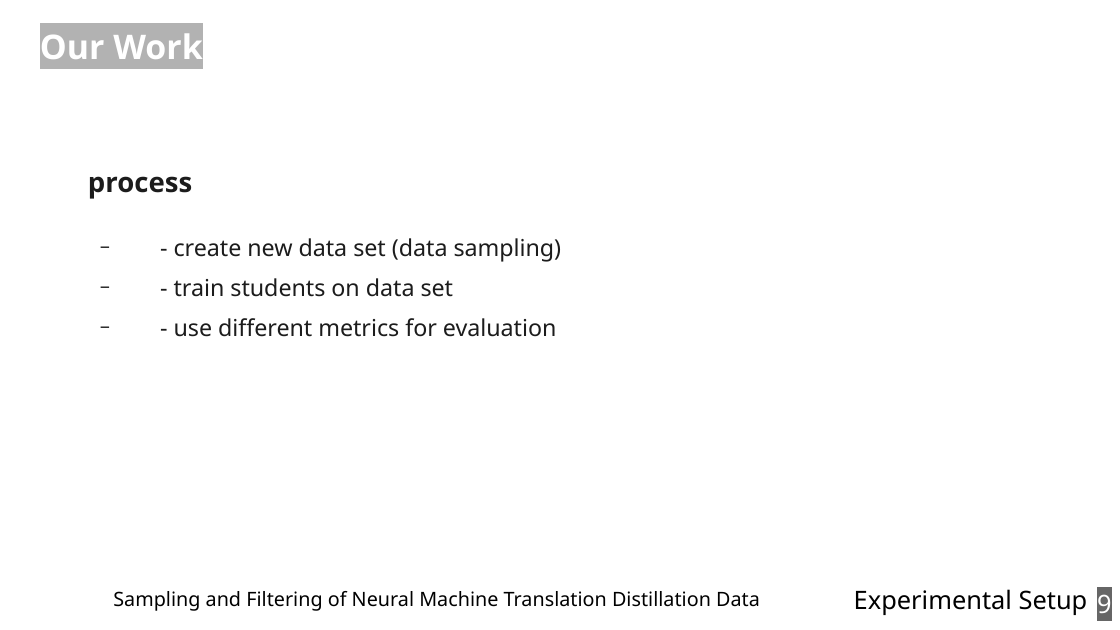
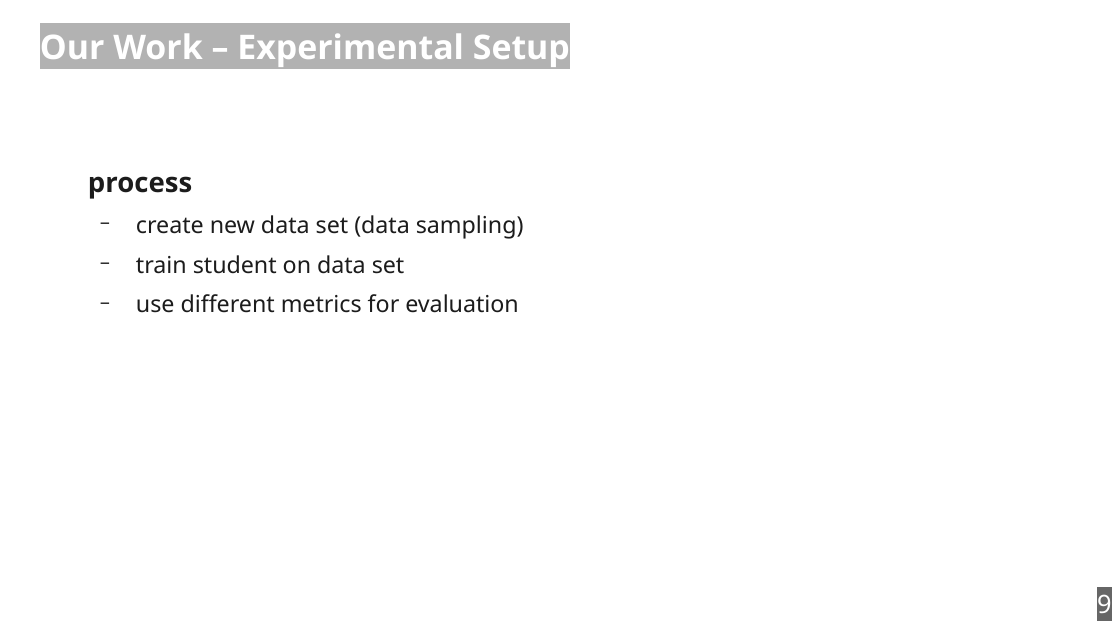
Before and after one commit to zouharvi/reference-mt-distill, a slide deck: slide 9 of meta/final_presentation.odp. Drawn at 1120x630 pixels with LibreOffice and Linux fonts; fonts in the diff are those of the drawing. Boxes give left, top, right and bottom in pixels: in the first picture for what was removed or moved away, otherwise in the second. Text is boxed around its words. In the diff, an @@ line names an element or a change of style, - is before the commit and + after.

```diff
--- a/meta/final_presentation.odp
+++ b/meta/final_presentation.odp
@@ title at (x1=40, y1=33, x2=570, y2=67): text changed @@
-Our Work
+Our Work – Experimental Setup
@@ text at (x1=136, y1=215, x2=524, y2=313): text changed @@
-  − - create new data set (data sampling)
-  − - train students on data set
-  − - use different metrics for evaluation
+  − create new data set (data sampling)
+  − train student on data set
+  − use different metrics for evaluation
@@ text removed at (x1=113, y1=591, x2=760, y2=611) @@
-Sampling and Filtering of Neural Machine Translation Distillation Data
@@ text removed at (x1=854, y1=589, x2=1088, y2=615) @@
-Experimental Setup
```
Also in this commit, not shown: 18 other slides changed.
